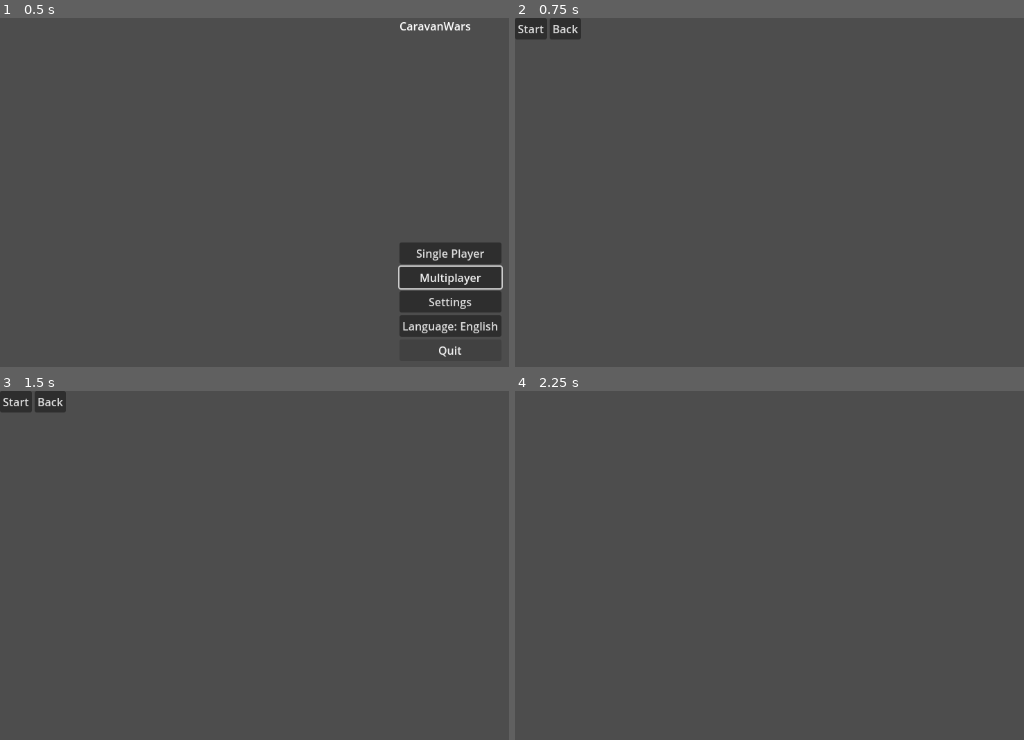
Above: before the commit, frames 1-4 (two rows, left to right).
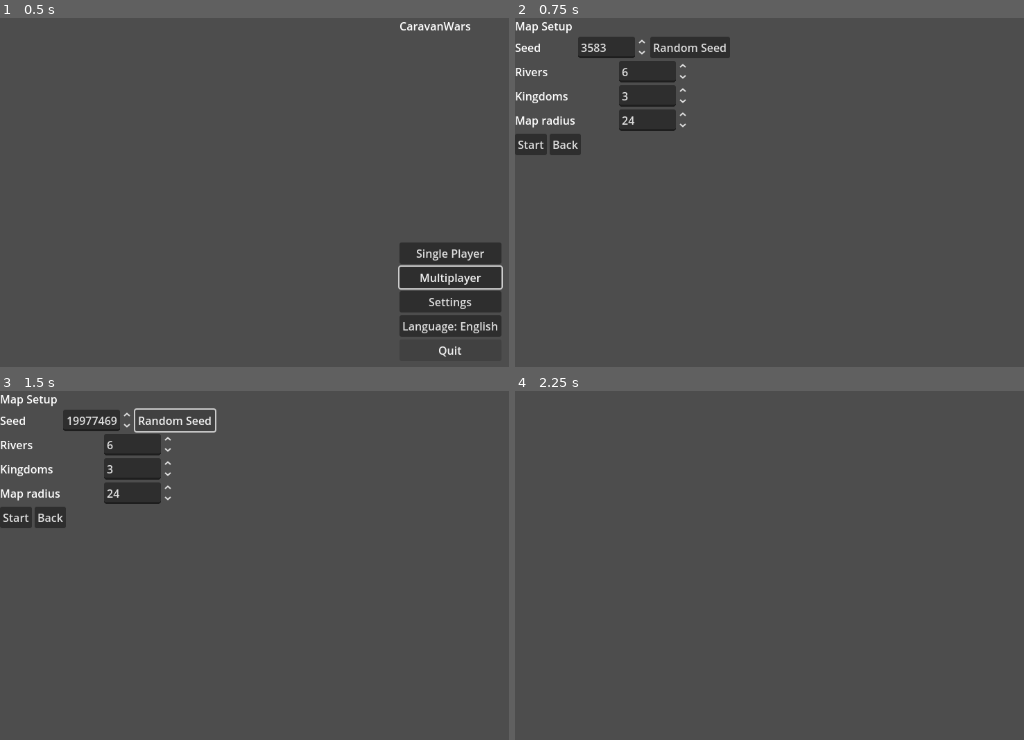
Above: after the commit, the same moments.

Repository: sepa79/CaravanWars
Game: Godot game, scene res://scenes/Main.tscn
The game is run twice, just before and just after one commit, with the same random seed, the same clock (stepped at 60 frames per second) and the same inputs.
Inputs (mouse positions are in pixels of both pictures, inside the frame that each line leads up to):
- Up to frame 1 (0.5 s): no input
- Up to frame 2 (0.75 s): click "Single Player" at 0.5 s
- Up to frame 3 (1.5 s): click (173, 418) at 1.25 s, where only the run after the commit has a clickable "Random Seed"
- Up to frame 4 (2.25 s): click "Start" at 2 s

Frame 1 is identical in both runs. In frame 2, 5.4% of the frame differs, in the area x 0-43%, y 0-40%; in frame 3, 4.9%; in frame 4, nothing differs.

Commit message:
feat: show map preview on map setup screen

Diff:
--- a/game/i18n/en.cfg
+++ b/game/i18n/en.cfg
@@ -45,6 +45,7 @@
 setup.min_connections="Min Connections"
 setup.max_connections="Max Connections"
 setup.crossroad_margin="Crossroad Margin"
+setup.map_radius="Map radius"
 setup.width="Width"
 setup.height="Height"
 setup.max_forts_per_kingdom="Max Forts/Kingdom"
--- a/game/i18n/pl.cfg
+++ b/game/i18n/pl.cfg
@@ -45,6 +45,7 @@
 setup.min_connections="Min. połączeń"
 setup.max_connections="Maks. połączeń"
 setup.crossroad_margin="Margines objazdu"
+setup.map_radius="Promień mapy"
 setup.width="Szerokość"
 setup.height="Wysokość"
 setup.max_forts_per_kingdom="Maks. fortów/królestwo"
--- a/game/ui/MapSetupScreen.gd
+++ b/game/ui/MapSetupScreen.gd
@@ -2,45 +2,186 @@
 
 const CI_AUTO_SINGLEPLAYER_ENV := "CI_AUTO_SINGLEPLAYER"
 const CI_AUTO_QUIT_ENV := "CI_AUTO_QUIT"
+const HexMapConfig := preload("res://mapgen/HexMapConfig.gd")
+const HexMapData := preload("res://mapgen/HexMapData.gd")
 
 @onready var start_button: Button = $HBox/ControlsScroll/Controls/Buttons/Start
 @onready var back_button: Button = $HBox/ControlsScroll/Controls/Buttons/Back
 @onready var main_ui: Control = $HBox
+@onready var map_view: MapView = $HBox/MapRow/MapView
+@onready var title_label: Label = $HBox/ControlsScroll/Controls/Title
+@onready var seed_label: Label = $HBox/ControlsScroll/Controls/Params/SeedLabel
+@onready var seed_spinbox: SpinBox = $HBox/ControlsScroll/Controls/Params/SeedRow/Seed
+@onready var random_seed_button: Button = $HBox/ControlsScroll/Controls/Params/SeedRow/RandomSeed
+@onready var kingdom_label: Label = $HBox/ControlsScroll/Controls/Params/KingdomsLabel
+@onready var kingdom_spinbox: SpinBox = $HBox/ControlsScroll/Controls/Params/Kingdoms
+@onready var rivers_label: Label = $HBox/ControlsScroll/Controls/Params/RiversLabel
+@onready var rivers_spinbox: SpinBox = $HBox/ControlsScroll/Controls/Params/Rivers
+@onready var radius_label: Label = $HBox/ControlsScroll/Controls/Params/WidthLabel
+@onready var radius_spinbox: SpinBox = $HBox/ControlsScroll/Controls/Params/Width
+@onready var layers_row: HBoxContainer = get_node_or_null("Layers")
 
 var previous_state: String = Net.state
+var _current_config: HexMapConfig
+var _updating_controls: bool = false
+var _rng := RandomNumberGenerator.new()
 
 func _ready() -> void:
+    _rng.randomize()
     I18N.language_changed.connect(_update_texts)
     Net.state_changed.connect(_on_net_state_changed)
     start_button.pressed.connect(_on_start_pressed)
     back_button.pressed.connect(_on_back_pressed)
+    random_seed_button.pressed.connect(_on_random_seed_pressed)
+    seed_spinbox.value_changed.connect(_on_seed_value_changed)
+    kingdom_spinbox.value_changed.connect(_on_kingdoms_changed)
+    rivers_spinbox.value_changed.connect(_on_rivers_changed)
+    radius_spinbox.value_changed.connect(_on_radius_changed)
     _strip_legacy_controls()
+    _configure_param_ranges()
     _update_texts()
-    if Net.run_mode == "single":
+    if not Net.run_mode.is_empty():
         World.prepare_map_for_run_mode(Net.run_mode, null, true)
+    _load_config_from_world()
+    _apply_config_to_controls()
+    _refresh_map_view()
     _on_net_state_changed(Net.state)
     if Net.run_mode == "single" and _should_drive_ci_singleplayer():
         await _ci_start_singleplayer_game()
 
 func _strip_legacy_controls() -> void:
     var controls_container := $HBox/ControlsScroll/Controls
-    for child in controls_container.get_children():
-        if child.name != "Buttons":
-            child.queue_free()
     var buttons := controls_container.get_node("Buttons")
     for child in buttons.get_children():
         if child != start_button and child != back_button:
-            child.queue_free()
-    var map_row := $HBox.get_node_or_null("MapRow")
-    if map_row != null:
-        map_row.queue_free()
-    var layers := get_node_or_null("Layers")
-    if layers != null:
-        layers.queue_free()
+            child.visible = false
+    var params := controls_container.get_node("Params")
+    var legacy_names := [
+        "CitiesLabel",
+        "Cities",
+        "MinCitySpacingLabel",
+        "MinCitySpacing",
+        "MaxCitySpacingLabel",
+        "MaxCitySpacing",
+        "MinConnectionsLabel",
+        "MinConnections",
+        "MaxConnectionsLabel",
+        "MaxConnections",
+        "CrossingMarginLabel",
+        "CrossingMargin",
+        "HeightLabel",
+        "Height",
+    ]
+    for name in legacy_names:
+        var node := params.get_node_or_null(name)
+        if node != null:
+            node.visible = false
+    if layers_row != null:
+        layers_row.visible = false
+
+func _configure_param_ranges() -> void:
+    seed_spinbox.step = 1.0
+    seed_spinbox.min_value = 0.0
+    seed_spinbox.max_value = 9999999999.0
+    kingdom_spinbox.step = 1.0
+    kingdom_spinbox.min_value = 1.0
+    kingdom_spinbox.max_value = 12.0
+    rivers_spinbox.step = 1.0
+    rivers_spinbox.min_value = 0.0
+    rivers_spinbox.max_value = 12.0
+    radius_spinbox.step = 1.0
+    radius_spinbox.min_value = 6.0
+    radius_spinbox.max_value = 48.0
 
 func _update_texts() -> void:
+    title_label.text = I18N.t("setup.title")
+    seed_label.text = I18N.t("setup.seed")
+    random_seed_button.text = I18N.t("setup.random_seed")
+    kingdom_label.text = I18N.t("setup.kingdoms")
+    rivers_label.text = I18N.t("setup.rivers")
+    radius_label.text = I18N.t("setup.map_radius")
     start_button.text = I18N.t("setup.start")
     back_button.text = I18N.t("menu.back")
+
+func _apply_config_to_controls() -> void:
+    if _current_config == null:
+        return
+    _updating_controls = true
+    seed_spinbox.value = float(_current_config.seed)
+    kingdom_spinbox.value = float(_current_config.kingdom_count)
+    rivers_spinbox.value = float(_current_config.rivers_cap)
+    radius_spinbox.value = float(_current_config.map_radius)
+    _updating_controls = false
+
+func _load_config_from_world() -> void:
+    var prepared_config: Variant = World.get_prepared_config(Net.run_mode)
+    if prepared_config is HexMapConfig:
+        var typed_config := prepared_config as HexMapConfig
+        _current_config = typed_config.duplicate_config()
+    else:
+        _current_config = HexMapConfig.new()
+
+func _refresh_map_view() -> void:
+    if map_view == null:
+        return
+    var prepared_map: Variant = World.get_prepared_map(Net.run_mode)
+    if prepared_map is HexMapData:
+        var typed_map := prepared_map as HexMapData
+        map_view.set_map_data(typed_map.to_dictionary())
+    elif typeof(prepared_map) == TYPE_DICTIONARY:
+        map_view.set_map_data(prepared_map)
+    else:
+        map_view.set_map_data({})
+
+func _regenerate_map() -> void:
+    if _current_config == null:
+        return
+    if Net.run_mode.is_empty():
+        return
+    World.prepare_map_for_run_mode(Net.run_mode, _current_config, true)
+    _load_config_from_world()
+    _apply_config_to_controls()
+    _refresh_map_view()
+
+func _on_seed_value_changed(value: float) -> void:
+    if _updating_controls:
+        return
+    if _current_config == null:
+        _current_config = HexMapConfig.new()
+    _current_config.seed = int(value)
+    _regenerate_map()
+
+func _on_random_seed_pressed() -> void:
+    if _current_config == null:
+        _current_config = HexMapConfig.new()
+    var new_seed := int(_rng.randi_range(1, 999_999_999))
+    _current_config.seed = new_seed
+    _apply_config_to_controls()
+    _regenerate_map()
+
+func _on_kingdoms_changed(value: float) -> void:
+    if _updating_controls:
+        return
+    if _current_config == null:
+        _current_config = HexMapConfig.new()
+    _current_config.kingdom_count = max(1, int(value))
+    _regenerate_map()
+
+func _on_rivers_changed(value: float) -> void:
+    if _updating_controls:
+        return
+    if _current_config == null:
+        _current_config = HexMapConfig.new()
+    _current_config.rivers_cap = max(0, int(value))
+    _regenerate_map()
+
+func _on_radius_changed(value: float) -> void:
+    if _updating_controls:
+        return
+    if _current_config == null:
+        _current_config = HexMapConfig.new()
+    _current_config.map_radius = max(1, int(value))
+    _regenerate_map()
 
 func _on_start_pressed() -> void:
     match Net.run_mode:
Not shown, changed: CHANGELOG.md
